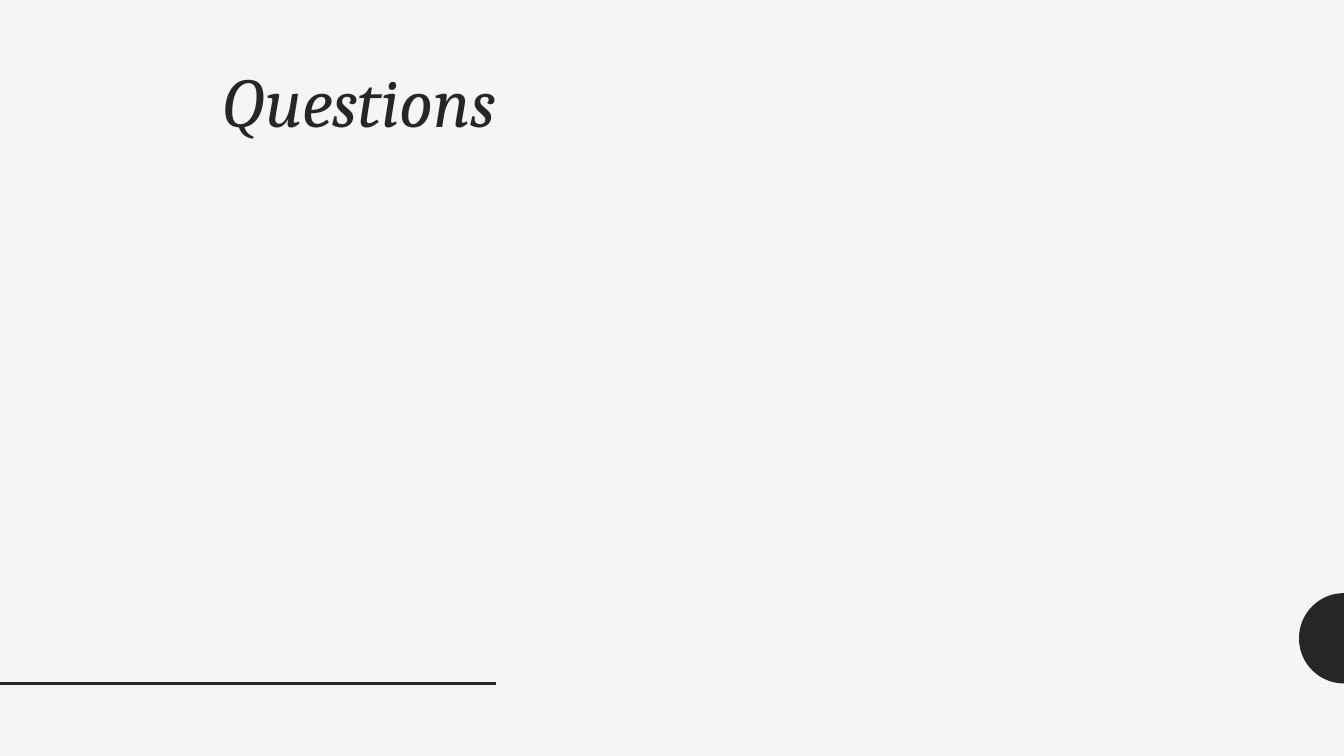
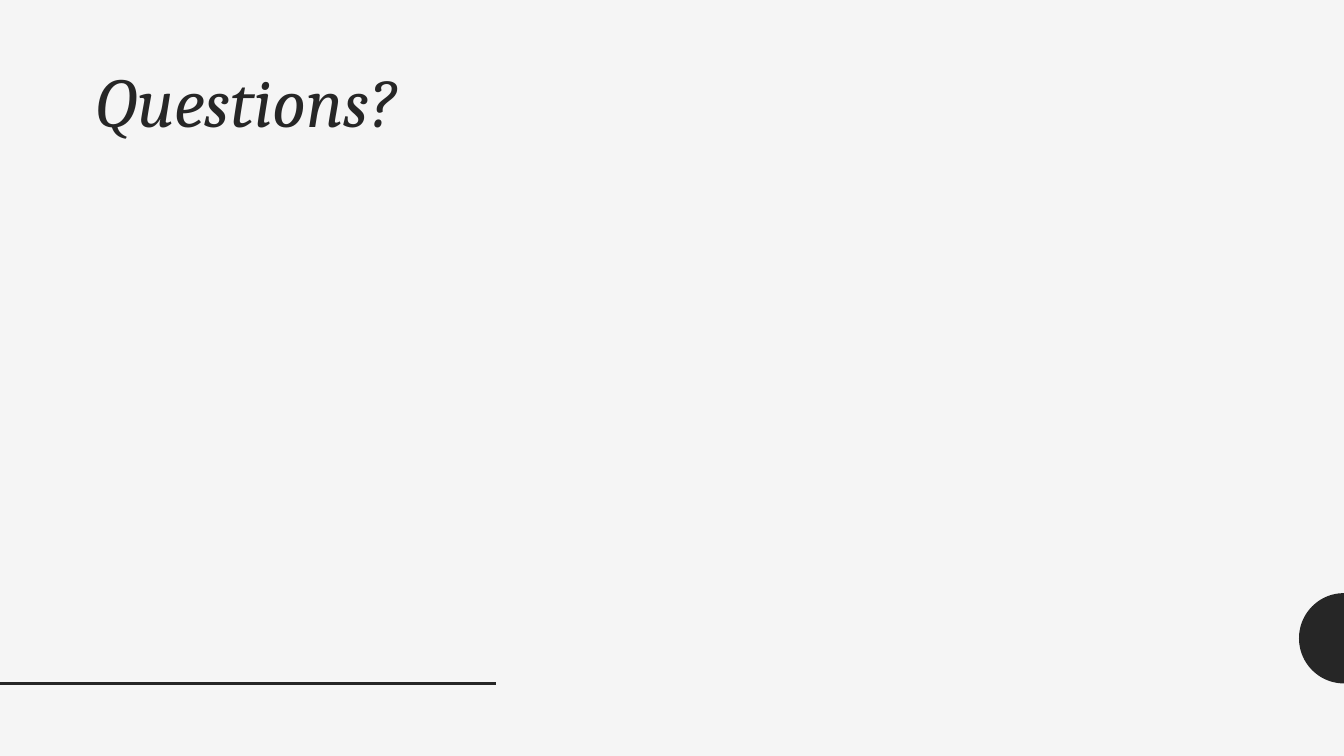
Before and after one commit to kpuryear/Puryear_Metis, a slide deck: slide 18 of Project2/Project2_Powerpoint.pptx (slide 17 before the commit). Drawn at 1344x756 pixels with LibreOffice and Linux fonts; fonts in the diff are those of the drawing. Boxes give left, top, right and bottom in pixels: in the first picture for what was removed or moved away, otherwise in the second. Text is boxed around its words. In the diff, an @@ line names an element or a change of style, - is before the commit and + after.

```diff
--- a/Project2/Project2_Powerpoint.pptx
+++ b/Project2/Project2_Powerpoint.pptx
@@ title at (94, 79, 397, 139): text changed @@
-Questions
+Questions?
```
Also in this commit, not shown: 3 slides added, 2 slides removed, 3 other files.
